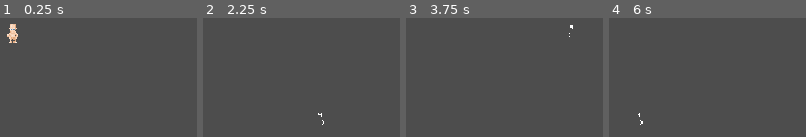
Above: before the commit, frames 1-4 (left to right).
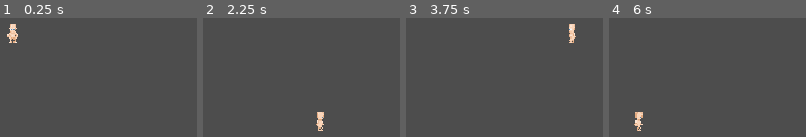
Above: after the commit, the same moments.

Repository: shawndeprey/godot-multiplayer-base
Game: Godot game, scene res://root/root.tscn
Two runs of this game, one before a commit and one after it. Both use one fixed random seed, a clock stepped at 60 frames per second and the inputs below.
Inputs:
- Up to frame 1 (0.25 s): no input
- Up to frame 2 (2.25 s): tap Enter at 0.5 s; hold Right (right) 0.53-1.28 s; hold Down (down) 1.28-2.03 s; tap Space at 2 s; hold Right (right) from 2.03 s (still down)
- Up to frame 3 (3.75 s): release Right (right) at 2.78 s; hold Up (up) 2.78-3.53 s; tap Enter at 3.5 s; hold Left (left) from 3.53 s (still down)
- Up to frame 4 (6 s): tap Space at 5 s; release Left (left) at 5.03 s; hold Down (down) 5.03-5.78 s; hold Right (right) from 5.78 s (still down)

The runs differ from the first frame. In frame 1, less than 0.1% of the frame differs, in the area x 5-9%, y 5-9%; in frame 2, 0.5%; in frame 3, 0.4%; in frame 4, 0.5%, in the area x 12-18%, y 78-95%.

Commit message:
Add more player sprites

Diff:
--- a/root/entities/player/player.tscn
+++ b/root/entities/player/player.tscn
@@ -734,6 +734,7 @@
 
 [node name="CollisionBox" type="CollisionShape2D" parent="."]
 shape = SubResource("CapsuleShape2D_o1sga")
+debug_color = Color(0, 0.6, 0.701961, 0)
 
 [node name="Components" type="Node2D" parent="."]
 
Binary file changed: root/entities/player/sprites/base/base.png
